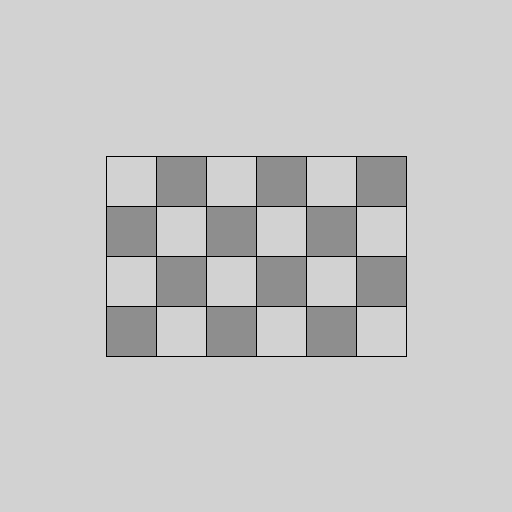
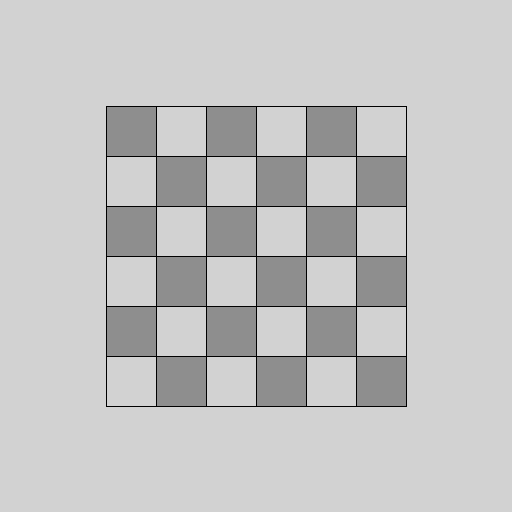
Layer changes from the first 512px x 512px image to the second:
painted on "Layer 1" over [106, 106, 407, 407]
